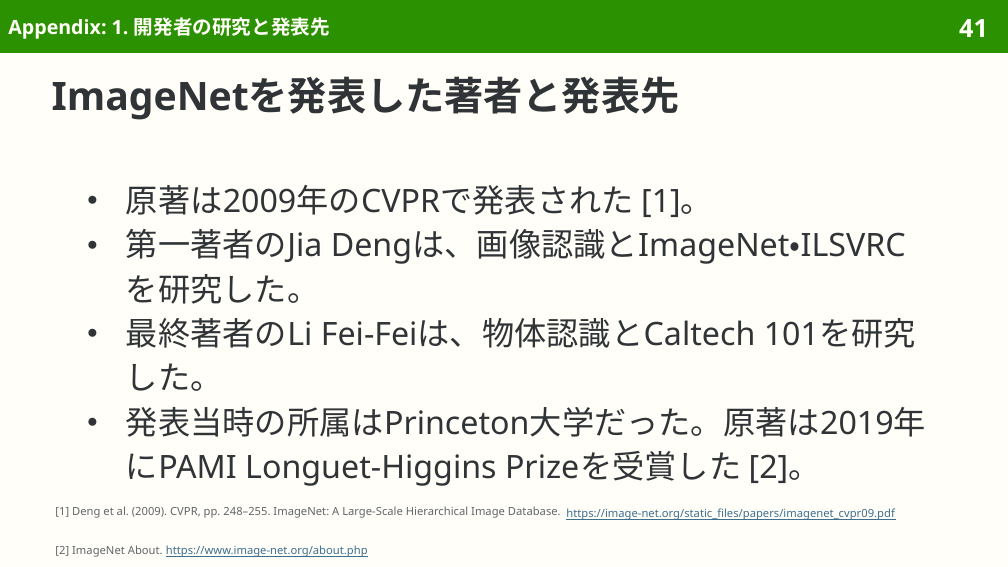
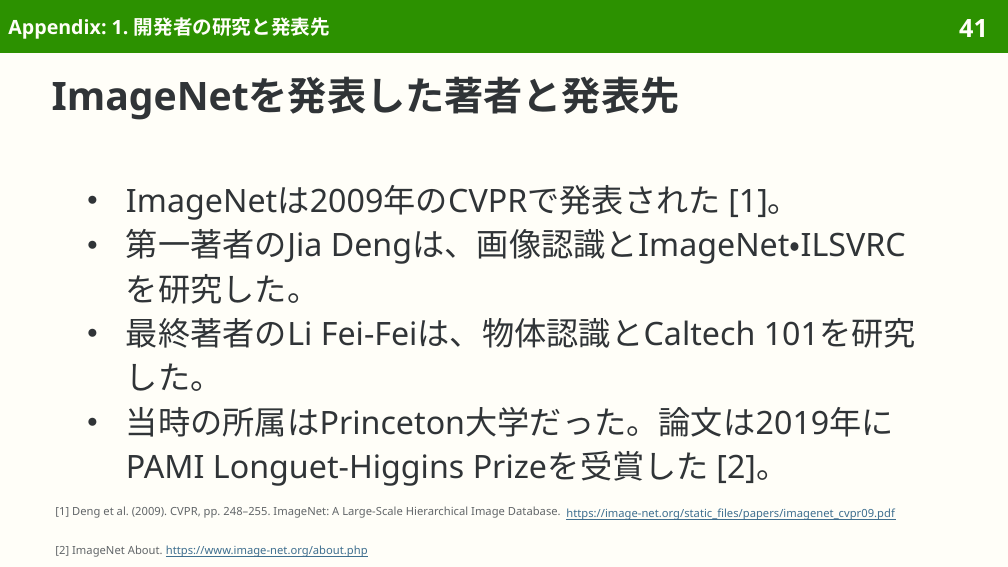
Before and after one commit to sasakiy84/datasets-in-10-minutes, a slide deck: slide 41 of slides/datasets-in-10-minutes-imagenet.pptx. Drawn at 1008x567 pixels with LibreOffice and Linux fonts; fonts in the diff are those of the drawing. Boxes give left, top, right and bottom in pixels: in the first picture for what was removed or moved away, otherwise in the second. Text is boxed around its words. In the diff, an @@ line names an element or a change of style, - is before the commit and + after.

Commit message:
slides(imagenet): refine Japanese wording and pair translations

```diff
--- a/slides/datasets-in-10-minutes-imagenet.pptx
+++ b/slides/datasets-in-10-minutes-imagenet.pptx
@@ text at box(126, 185, 800, 220): text changed @@
-● 原著は2009年のCVPRで発表された [1]。
+● ImageNetは2009年のCVPRで発表された [1]。
@@ text at box(126, 407, 894, 486): text changed @@
-● 発表当時の所属はPrinceton大学だった。原著は2019年にPAMI Longuet-Higgins Prizeを受賞した [2]。
+● 当時の所属はPrinceton大学だった。論文は2019年にPAMI Longuet-Higgins Prizeを受賞した [2]。
```
Also in this commit, not shown: 5 other slides changed, 3 other files.
